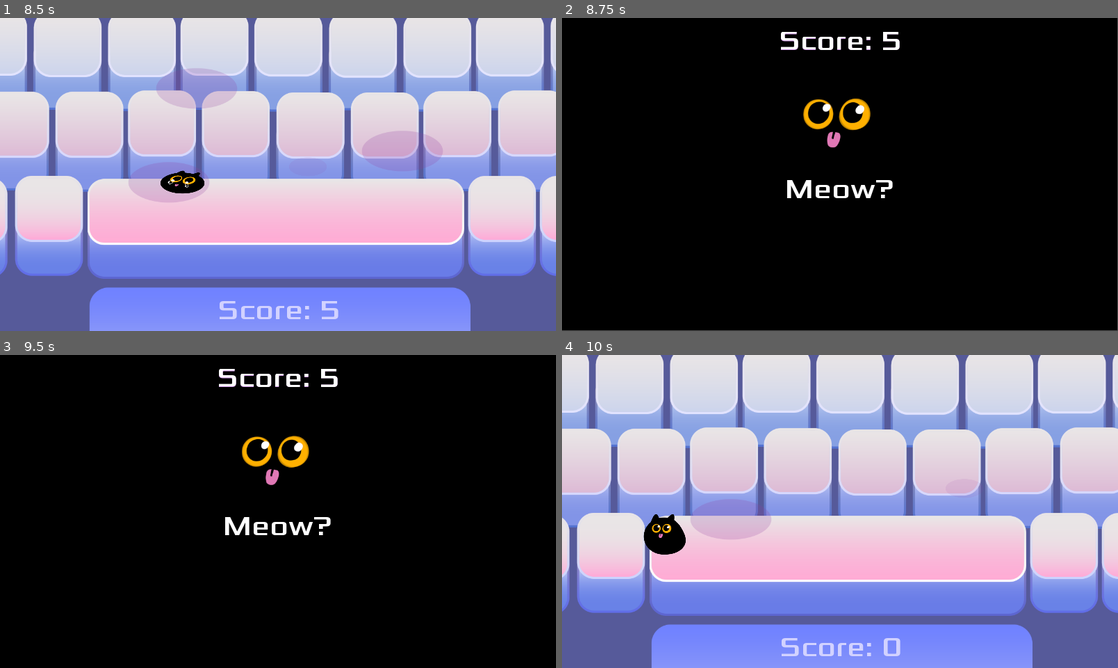
Above: before the commit, frames 1-4 (two rows, left to right).
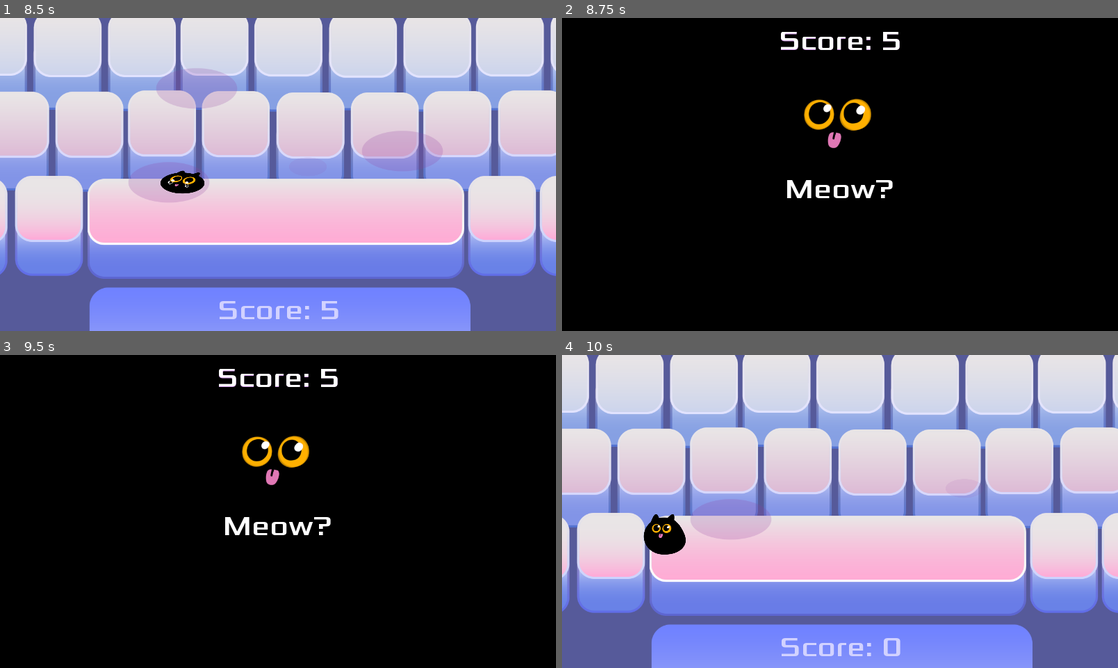
Above: after the commit, the same moments.

Repository: gameraccoon/ludum-dare-54-v2
Game: Godot game, scene res://Main.tscn
The game is run twice, just before and just after one commit, with the same random seed, the same clock (stepped at 60 frames per second) and the same inputs.
Inputs (mouse positions are in pixels of both pictures, inside the frame that each line leads up to):
- Up to frame 1 (8.5 s): click "Start" at 0.5 s; tap Enter (start_game) at 1.25, 2.75, 2.85, 4.25, 5.1, 7.35 s; move the mouse to (400, 158) at 1.27 s; hold Right (move_right) 1.28-2.03 s; hold Shift (Dash) 1.28-2.03 s; click (400, 158) at 1.42 s; move the mouse to (166, 190) at 2.02 s; hold Down (move_down) 2.03-2.78 s; tap Space (space) at 2.1, 6.6 s; click (166, 190) at 2.17 s; move the mouse to (333, 105) at 2.77 s; hold Right (move_right) 2.78-3.53 s; click (333, 105) at 2.92 s; move the mouse to (250, 237) at 3.52 s; hold Up (move_up) 3.53-4.28 s; tap Shift (Dash) at 3.6, 8.1 s; click (250, 237) at 3.67 s; move the mouse to (444, 221) at 4.27 s; hold Space (space) 4.28-5.03 s; hold Left (move_left) 4.28-5.78 s; click (444, 221) at 4.42 s; tap Escape (pause, bound only after the commit) at 4.9 s; move the mouse to (111, 127) at 5.02 s; click (111, 127) at 5.17 s; move the mouse to (305, 174) at 5.77 s; hold Down (move_down) 5.78-6.53 s; hold Shift (Dash) 5.78-6.53 s; click (305, 174) at 5.92 s; move the mouse to (194, 96) at 6.52 s; hold Right (move_right) 6.53-7.28 s; click (194, 96) at 6.67 s; move the mouse to (400, 158) at 7.27 s; hold Up (move_up) 7.28-8.03 s; click (400, 158) at 7.42 s; move the mouse to (166, 190) at 8.02 s; hold Right (move_right) from 8.03 s (still down); click (166, 190) at 8.17 s
- Up to frame 2 (8.75 s): keep holding Right (move_right)
- Up to frame 3 (9.5 s): move the mouse to (333, 442) at 8.77 s; release Right (move_right) at 8.78 s; hold Down (move_down) from 8.78 s (still down); hold Space (space) from 8.78 s (still down); click (333, 442) at 8.92 s
- Up to frame 4 (10 s): move the mouse to (812, 574) at 9.52 s; release Down (move_down) at 9.53 s; release Space (space) at 9.53 s; hold Left (move_left) from 9.53 s (still down); tap Enter (start_game) at 9.6 s; click (812, 574) at 9.67 s

Frame 1 is identical in both runs. In frame 2, 0.7% of the frame differs, in the area x 0-100%, y 0-100%; in frame 3, 0.1%; in frame 4, nothing differs.

Commit message:
Added more pictures and moved color rect to HUD

Diff:
--- a/HUD.gd
+++ b/HUD.gd
@@ -50,3 +50,9 @@
 	else:
 		$Sound.text = "SOUND: ON"
 		AudioServer.set_bus_mute(master_sound, false)
+#
+#func _input(event):
+#	if event.is_action_released("pause"):
+#		if not get_node(GlobalVar.pathToGameOver).visible:
+#			get_tree().paused = !get_tree().paused
+#			visible = get_tree().paused
--- a/HUD.tscn
+++ b/HUD.tscn
@@ -1,7 +1,10 @@
-[gd_scene load_steps=8 format=2]
+[gd_scene load_steps=11 format=2]
 
 [ext_resource path="res://HUD.gd" type="Script" id=1]
 [ext_resource path="res://fonts/Xolonium-Regular.ttf" type="DynamicFontData" id=2]
+[ext_resource path="res://art/finish_screen2.png" type="Texture" id=3]
+[ext_resource path="res://art/finish_screen1.png" type="Texture" id=4]
+[ext_resource path="res://art/menu.png" type="Texture" id=5]
 
 [sub_resource type="DynamicFont" id=1]
 size = 64
@@ -23,6 +26,20 @@
 
 [node name="HUD" type="CanvasLayer"]
 script = ExtResource( 1 )
+
+[node name="ColorRect" type="Sprite" parent="."]
+position = Vector2( 640, 360 )
+texture = ExtResource( 5 )
+
+[node name="Sprite" type="Sprite" parent="."]
+visible = false
+position = Vector2( 640, 360 )
+texture = ExtResource( 4 )
+
+[node name="Sprite2" type="Sprite" parent="."]
+visible = false
+position = Vector2( 640, 360 )
+texture = ExtResource( 3 )
 
 [node name="MessageLabel" type="Label" parent="."]
 anchor_top = 0.5
--- a/Main.gd
+++ b/Main.gd
@@ -229,7 +229,7 @@
 	$YSort/Player.start_limit = $MovementLimits.get_begin()
 	$YSort/Player.end_limit = $MovementLimits.get_end()
 	$YSort/Player.start($StartPosition.position)
-	$ColorRect.hide()
+	$HUD/ColorRect.hide()
 	$HUD.hide_message()
 	pattern_time = 0.0
 	current_pattern_idx = first_pattern_idx
@@ -313,7 +313,7 @@
 				pattern_time = 0.0
 				is_replay = true
 				current_pattern_idx = -1
-			elif event.button_index == BUTTON_LEFT and event.pressed and not is_replay and !$ColorRect.is_visible_in_tree() and current_pattern_idx == -1:
+			elif event.button_index == BUTTON_LEFT and event.pressed and not is_replay and !$HUD/ColorRect.is_visible_in_tree() and current_pattern_idx == -1:
 				print("			[{0}, Vector2({1}, {2})],".format([pattern_time, event.position.x, event.position.y]))
 				debug_recorded_action_times.append(pattern_time)
 				debug_recorded_action_positions.append(event.position)
@@ -356,6 +356,6 @@
 	$RandomFingerTimer.start(rand_range(0.2, 0.9))
 
 func _on_DelayTimer_timeout():
-	$ColorRect.show()
+	$HUD/ColorRect.show()
 	$HUD.white_scores()
 	$HUD.show_game_over()
--- a/Main.tscn
+++ b/Main.tscn
@@ -12,7 +12,6 @@
 [ext_resource path="res://art/space_released.png" type="Texture" id=10]
 [ext_resource path="res://sounds/space_press.mp3" type="AudioStream" id=11]
 [ext_resource path="res://sounds/game_play_music.mp3" type="AudioStream" id=12]
-[ext_resource path="res://art/menu.png" type="Texture" id=13]
 [ext_resource path="res://fonts/Xolonium-Regular.ttf" type="DynamicFontData" id=14]
 
 [sub_resource type="DynamicFont" id=1]
@@ -67,10 +66,6 @@
 
 [node name="Player" parent="YSort" instance=ExtResource( 3 )]
 
-[node name="ColorRect" type="Sprite" parent="."]
-position = Vector2( 640, 360 )
-texture = ExtResource( 13 )
-
 [node name="HUD" parent="." instance=ExtResource( 4 )]
 
 [node name="Music" type="AudioStreamPlayer" parent="."]
--- a/project.godot
+++ b/project.godot
@@ -88,3 +88,9 @@
 "events": [ Object(InputEventKey,"resource_local_to_scene":false,"resource_name":"","device":0,"alt":false,"shift":false,"control":false,"meta":false,"command":false,"pressed":false,"scancode":0,"physical_scancode":32,"unicode":0,"echo":false,"script":null)
  ]
 }
+pause={
+"deadzone": 0.5,
+"events": [ Object(InputEventKey,"resource_local_to_scene":false,"resource_name":"","device":0,"alt":false,"shift":false,"control":false,"meta":false,"command":false,"pressed":false,"scancode":0,"physical_scancode":16777217,"unicode":0,"echo":false,"script":null)
+, Object(InputEventKey,"resource_local_to_scene":false,"resource_name":"","device":0,"alt":false,"shift":false,"control":false,"meta":false,"command":false,"pressed":false,"scancode":0,"physical_scancode":80,"unicode":0,"echo":false,"script":null)
+ ]
+}
Not shown: 1 places in Main.tscn that only renumber resources
Binary file added: art/finish_screen1.png
Not shown, added: art/finish_screen1.png.import
Binary file added: art/finish_screen2.png
Not shown, added: art/finish_screen2.png.import
